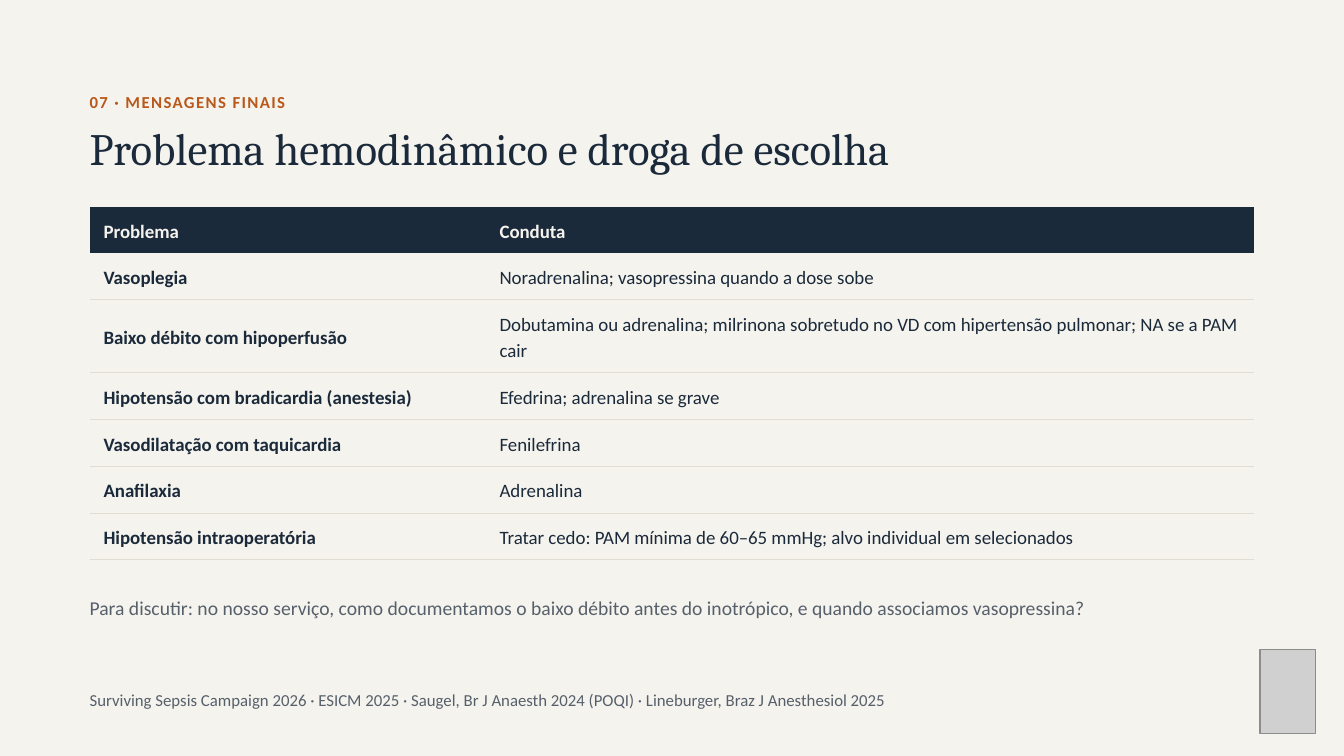
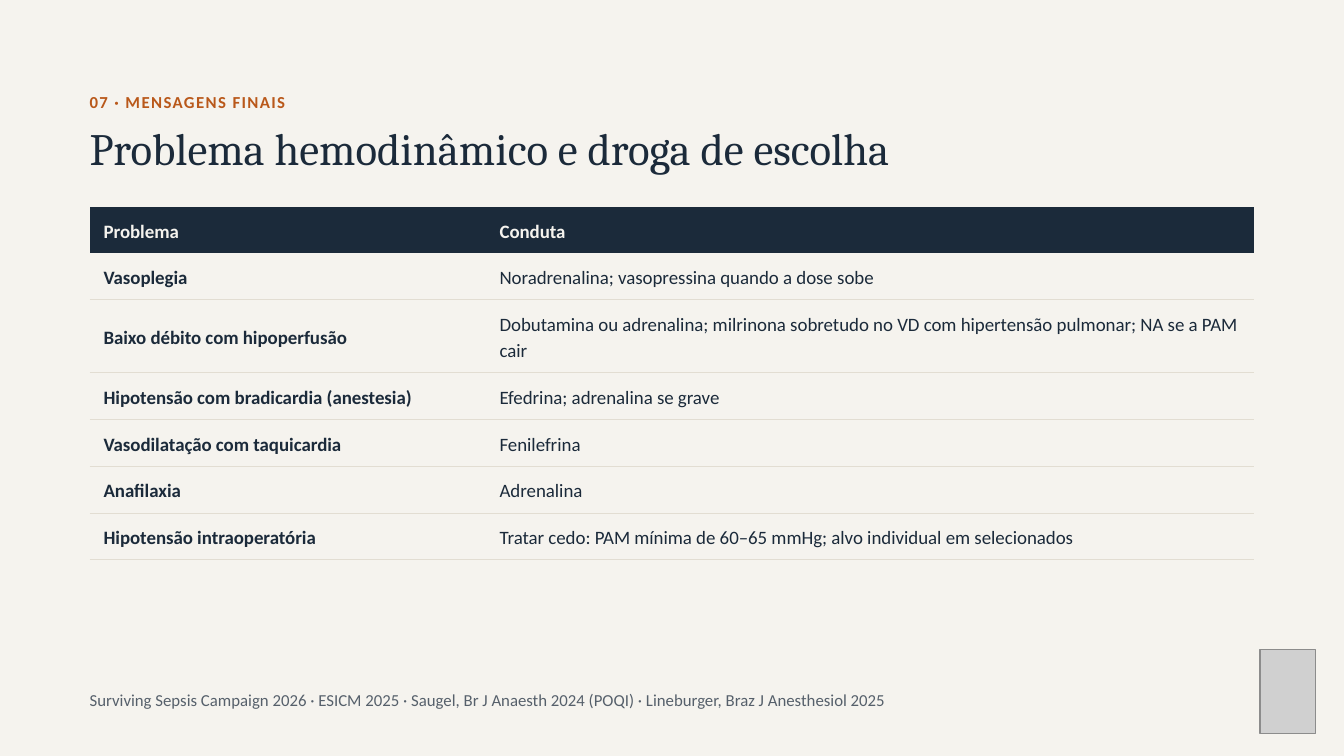
Before and after one commit to brunomoraesdubois-bit/Bruno, a slide deck: slide 19 of apresentacao/Aminas_Vasoativas.pptx. Drawn at 1344x756 pixels with LibreOffice and Linux fonts; fonts in the diff are those of the drawing; grey boxes stand for pictures. Boxes give left, top, right and bottom in pixels: in the first picture for what was removed or moved away, otherwise in the second. Text is boxed around its words. In the diff, an @@ line names an element or a change of style, - is before the commit and + after.

```diff
--- a/apresentacao/Aminas_Vasoativas.pptx
+++ b/apresentacao/Aminas_Vasoativas.pptx
@@ text removed at [90,601,1084,619] @@
-Para discutir: no nosso serviço, como documentamos o baixo débito antes do inotrópico, e quando associamos vasopressina?
```
Also in this commit, not shown: 13 other slides changed, 1 slide added, 1 slide removed, 16 other files.
